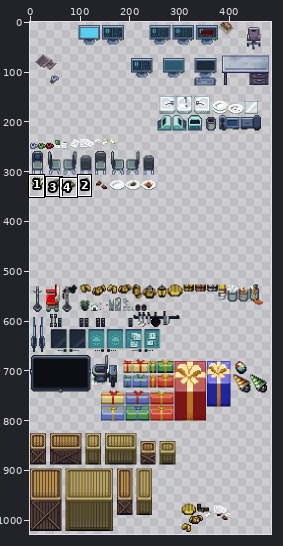
Sprite sheet: tilesets/PC Computer - CrossCode - Various Props.png. Above, an overview of the earlier version with the close-up marked.
Close-up. The starting point:
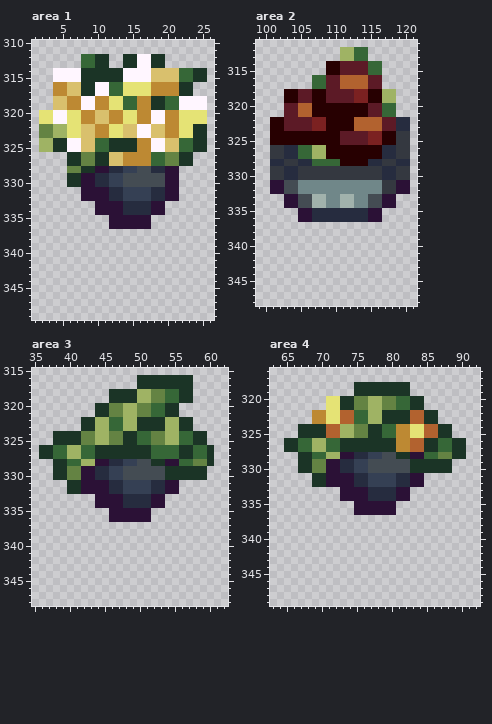
The file is 512x1056 pixels. Colours within 5 levels of each other are drawn and written as one. Shown: area 1: x 1..26, y 310..349; area 2: x 99..121, y 311..348; area 3: x 35..62, y 315..348; area 4: x 63..92, y 316..349. The wide view leaves out empty margins. The commit also changed other parts of the picture, which this record leaves out.
After the commit:
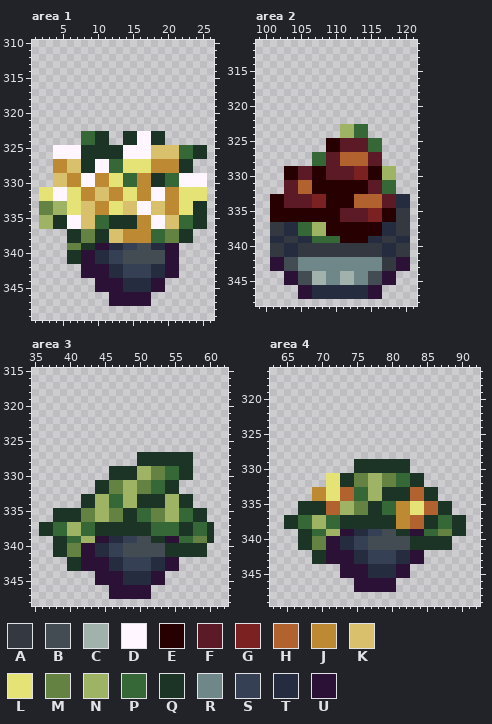
Palette (. is transparent): A #343840  B #444c53  C #a1b2ac  D #fff6ff  E #270001  F #5c1a26  G #7b2121  H #b2622f  J #bd8933  K #d9c06d  L #e5e375  M #648343  N #9fb364  P #366737  Q #1b3426  R #708789  S #354054  T #262c3f  U #2b1136
Edits made:
Changed rows in their new state; - is an unchanged pixel.
Area 1:
first column x 2:
312 ------....--......------
313 ------....--......------
314 --......................
315 --......................
316 --....................--
317 --....................--
318 --......................
319 --......................
320 ........................
321 ........................
322 ........................
323 ......PPQQ..QQ--QQ......
324 ......PPQQ..--DDQQ......
325 ..DD--QQQQ--DDDDKK------
326 --DDDDQQ--QQDDDDKKKKPPQQ
327 --JJKKQQDDPPLLLLJJJJ----
328 --JJKK--DDPPLLLLJJJJQQ--
329 --KKJJDDJJLLPPJJQQPPDDDD
330 --KKJJDDJJLLPPJJQQPPDDDD
331 LLDDLLJJKKJJLLJJDDJJLLLL
332 LLDDLLJJKKJJLLJJDDJJLLLL
333 MMNNLLKKJJLLKKDDKKJJLLQQ
334 MMNNLLKKJJLLKKDDKKJJLLQQ
335 NNQQDDKKPPQQQQJJDDKKPPQQ
336 NNQQDDKKPPQQQQJJDDKKPPQQ
337 ----QQMMQQKKJJJJPPMMQQ--
338 ----QQMMQQKKJJJJPPMMQQ--
339 ----MMQQUUTTSSBBTTUU----
340 ----QQUUTTSSBBBBBBUU----
341 ----QQUUTTSSBBBBBBUU----
342 ------UUUUTTSSSSTTUU----
343 ------UUUUTTSSSSTTUU----
344 --------UUUUTTTTUU------
345 --------UUUUTTTTUU------
346 ----------UUUUUU--------
347 ----------UUUUUU--------
Area 2:
first column x 101:
312 ----------....------
313 ----------....------
314 --------........----
315 --------........----
316 ------..........----
317 ------..........----
318 --................--
319 --................--
320 --................--
321 --................--
322 ....................
323 ..........NNPP......
324 ..........NNPP......
325 ........------PP....
326 ........--FFFFPP....
327 ......PPFFHHHHFF....
328 ......--FFHHHHFF....
329 ..EEFFEEFFFFGGEENN..
330 ..EEFFEEFFFFGGEENN..
331 ..FFHHEEEEEEEEFFPP..
332 ..FFHHEEEEEEEEFFPP..
333 EEFFFFGGEEEEHHHHFFTT
334 EEFFFFGGEEEEHHHHFFTT
335 EEEEEEEEEEFFFFGGEEAA
336 EEEEEEEEEEFFFFGGEEAA
337 AATTPPNNEEEEEEEETTAA
338 AATTPPNNEEEEEEEETTAA
339 TTAATTPPPPEEEETTAATT
340 AATTAAAAAAAAAAAATTAA
341 AATTAAAAAAAAAAAATTAA
342 UUBBRRRRRRRRRRRRAAUU
343 UUBBRRRRRRRRRRRRAAUU
344 --UUBBCCRRCCRRBBUU--
345 --UUBBCCRRCCRRBBUU--
346 ----UUTTTTTTTTUU----
347 ----UUTTTTTTTTUU----
Area 3:
first column x 36:
316 --------------........---
317 --------------........---
318 ----------............---
319 ----------............---
320 --------............-----
321 --------............-----
322 ------................---
323 ------................---
324 --......................-
325 --......................-
326 .........................
327 ..............--QQQQ--...
328 --............QQ--QQQQ...
329 --........QQQQNNMMPP--..-
330 --........QQQQNNMMPP--..-
331 ----....QQMMNNMMPPQQ-----
332 ----....QQMMNNMMPPQQ-----
333 ------QQNNPPNNQQQQNNQQ---
334 ------QQNNPPNNQQQQNNQQ---
335 --QQQQMMNNMMQQPPMMNNPPQQ-
336 --QQQQMMNNMMQQPPMMNNPPQQ-
337 QQPPNNPPQQQQQQQQPPPPQQPPQ
338 QQPPNNPPQQQQQQQQPPPPQQPPQ
339 --QQPPNNUUTTSSBBQQUUPPMMQ
340 --QQMMUUTTSSBBBBBBQQQQQQ-
341 --QQMMUUTTSSBBBBBBQQQQQQ-
342 ----QQUUUUTTSSSSTTUU-----
343 ----QQUUUUTTSSSSTTUU-----
344 --------UUUUTTTTUU-------
345 --------UUUUTTTTUU-------
346 ----------UUUUUU---------
347 ----------UUUUUU---------
Area 4:
first column x 65:
318 ----------........--------
319 ----------........--------
320 ------..............------
321 ------..............------
322 ----..................----
323 ----..................----
324 --......................--
325 --......................--
326 ..........................
327 ..........................
328 --........................
329 --........QQQQQQQQ......--
330 --........QQQQQQQQ......--
331 ----..LLQQMMNNMMPPQQ------
332 ----..LLQQMMNNMMPPQQ------
333 ----JJLLHHPPNNQQQQHHQQ----
334 ----JJLLHHPPNNQQQQHHQQ----
335 --QQQQHHNNMMQQPPJJLLHHQQ--
336 --QQQQHHNNMMQQPPJJLLHHQQ--
337 QQPPNNPPQQQQQQQQJJHHQQPPQQ
338 QQPPNNPPQQQQQQQQJJHHQQPPQQ
339 --QQPPNNUUTTSSBBQQUUPPMMQQ
340 --QQMMUUTTSSBBBBBBQQQQQQ--
341 --QQMMUUTTSSBBBBBBQQQQQQ--
342 ----QQUUUUTTSSSSTTUU------
343 ----QQUUUUTTSSSSTTUU------
344 --------UUUUTTTTUU--------
345 --------UUUUTTTTUU--------
346 ----------UUUUUU----------
347 ----------UUUUUU----------
Changed places in both close-ups, as pixel boxes (x1, y1, x2, y2):
changed: (39, 54, 207, 306)
changed: (270, 47, 410, 299)
changed: (39, 375, 214, 599)
changed: (284, 382, 466, 592)
